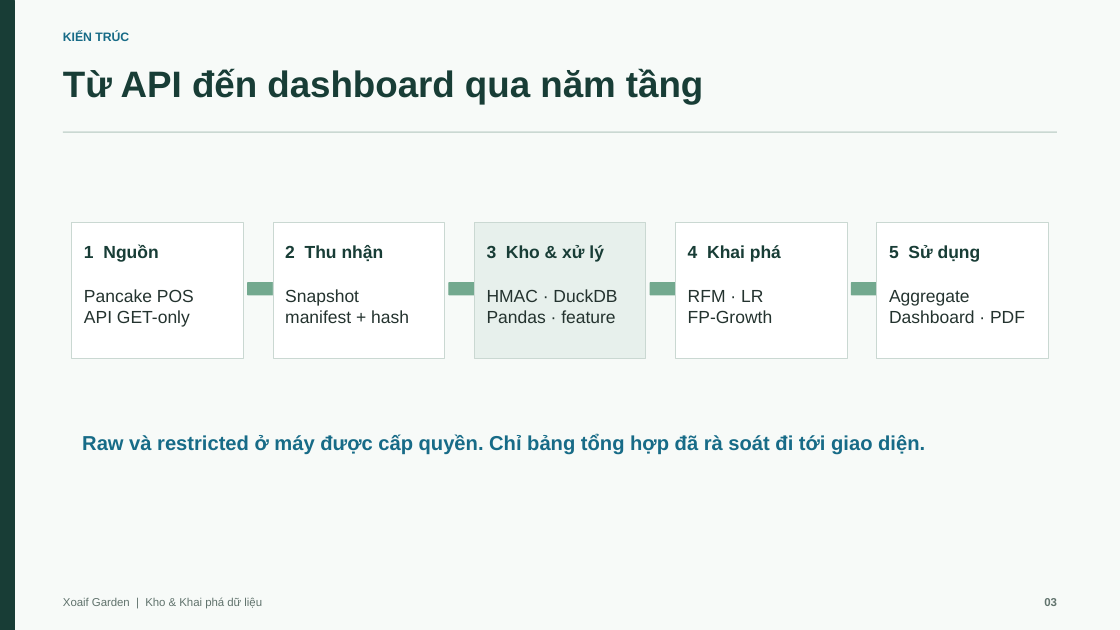
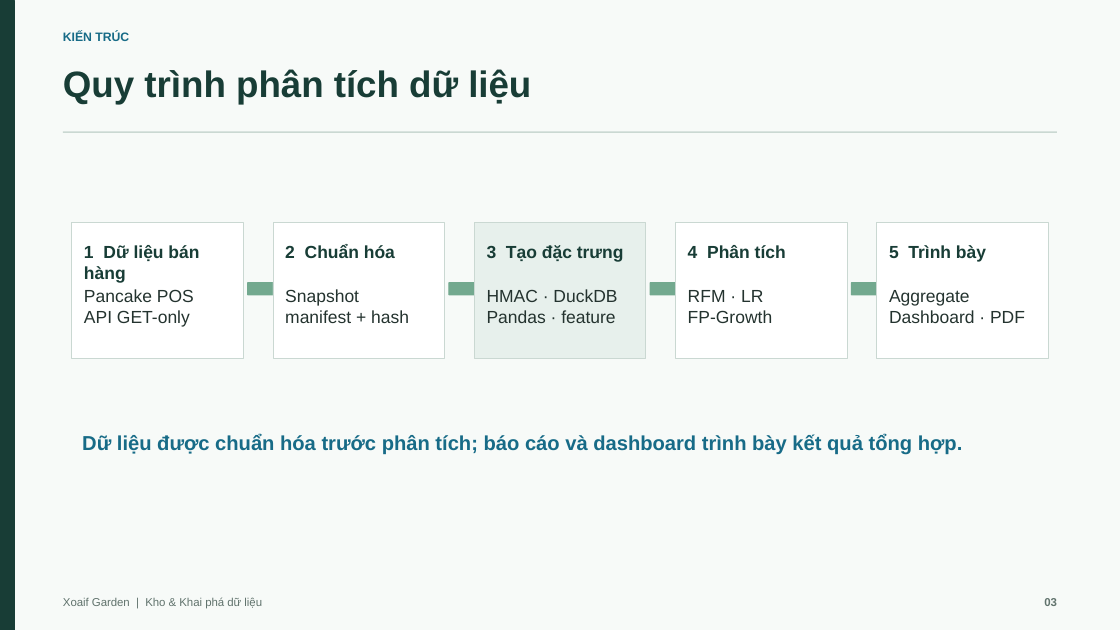
Before and after one commit to nguyenducanh03112005/Xoaif, a slide deck: slide 3 of slides/Xoaif_Final.pptx. Drawn at 1120x630 pixels with LibreOffice and Linux fonts; fonts in the diff are those of the drawing. Boxes give left, top, right and bottom in pixels: in the first picture for what was removed or moved away, otherwise in the second. Text is boxed around its words. In the diff, an @@ line names an element or a change of style, - is before the commit and + after.

```diff
--- a/slides/Xoaif_Final.pptx
+++ b/slides/Xoaif_Final.pptx
@@ text at (x1=63, y1=69, x2=531, y2=105): text changed @@
-Từ API đến dashboard qua năm tầng
+Quy trình phân tích dữ liệu
@@ text at (x1=84, y1=245, x2=199, y2=283): text changed @@
-1 Nguồn
+1 Dữ liệu bán hàng
@@ text at (x1=285, y1=245, x2=395, y2=258): text changed @@
-2 Thu nhận
+2 Chuẩn hóa
@@ text at (x1=487, y1=245, x2=624, y2=262): text changed @@
-3 Kho & xử lý
+3 Tạo đặc trưng
@@ text at (x1=688, y1=245, x2=786, y2=258): text changed @@
-4 Khai phá
+4 Phân tích
@@ text at (x1=889, y1=245, x2=986, y2=262): text changed @@
-5 Sử dụng
+5 Trình bày
@@ text at (x1=82, y1=434, x2=963, y2=455): text changed @@
-Raw và restricted ở máy được cấp quyền. Chỉ bảng tổng hợp đã rà soát đi tới giao diện.
+Dữ liệu được chuẩn hóa trước phân tích; báo cáo và dashboard trình bày kết quả tổng hợp.
```
Also in this commit, not shown: 12 other slides changed, 1 slide added, 1 slide removed, 7 other files.
